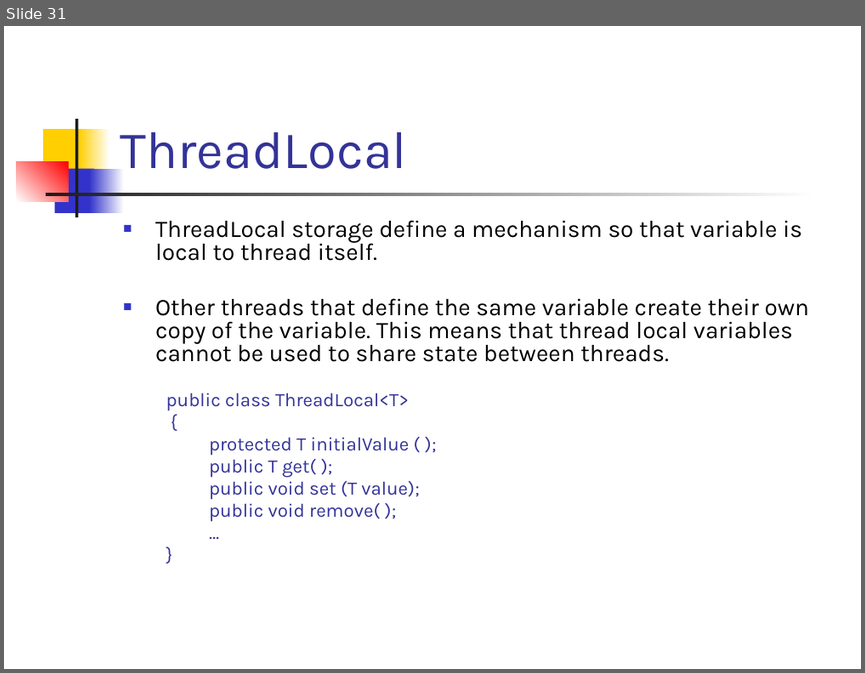
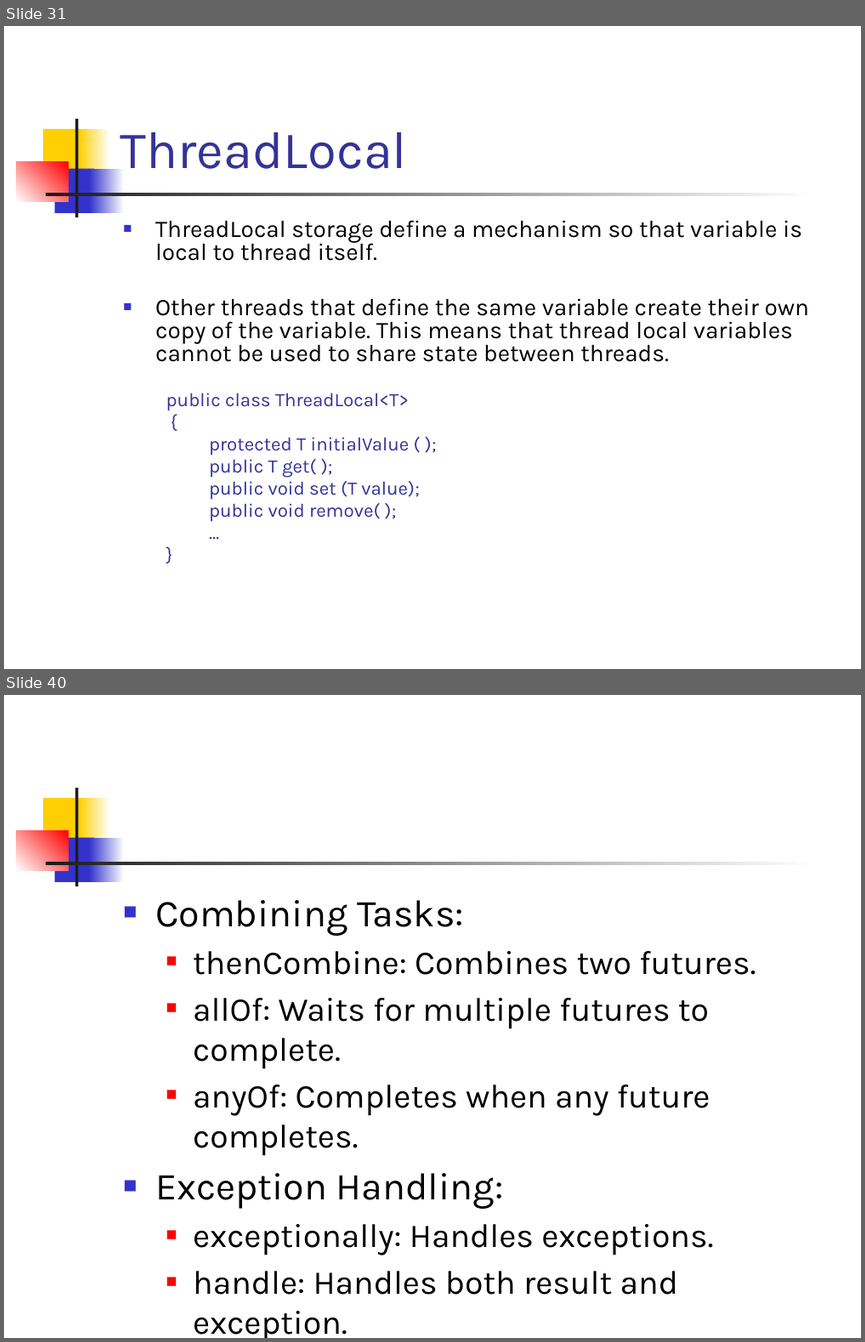
Before and after one commit to SarathaNatraj/MOBILITY-PLATFORM, a slide deck: CORE JAVA/MATERIALS/Java-Threads-and-Synchronization.pptx. Shown one above the other, each under a label of ours: slide 31 before the commit, slides 31 and 40 after it; the slides between them are not shown. The pictures are 865x673 and 865x1342 pixels, drawn with LibreOffice and Linux fonts; fonts in the diff are those of the drawing. Boxes give left, top, right and bottom in pixels: in the first picture for what was removed or moved away, otherwise in the second. Text is boxed around its words. In the diff, an @@ line names an element or a change of style, - is before the commit and + after.

```diff
--- a/CORE JAVA/MATERIALS/Java-Threads-and-Synchronization.pptx
+++ b/CORE JAVA/MATERIALS/Java-Threads-and-Synchronization.pptx
@@ slide 40 added at (x1=4, y1=695, x2=861, y2=1338), background #FFFFFF; not listed: 7 template elements that a slide beside it also shows @@
@@ text added at (x1=155, y1=900, x2=755, y2=1338), 28 pt, text #000000 @@
+■ Combining Tasks:
+  ■ thenCombine: Combines two futures.
+  ■ allOf: Waits for multiple futures to complete.
+  ■ anyOf: Completes when any future completes.
+■ Exception Handling:
+  ■ exceptionally: Handles exceptions.
+  ■ handle: Handles both result and exception.
```
Also in this commit, not shown: 11 other slides added, 11 other files.
